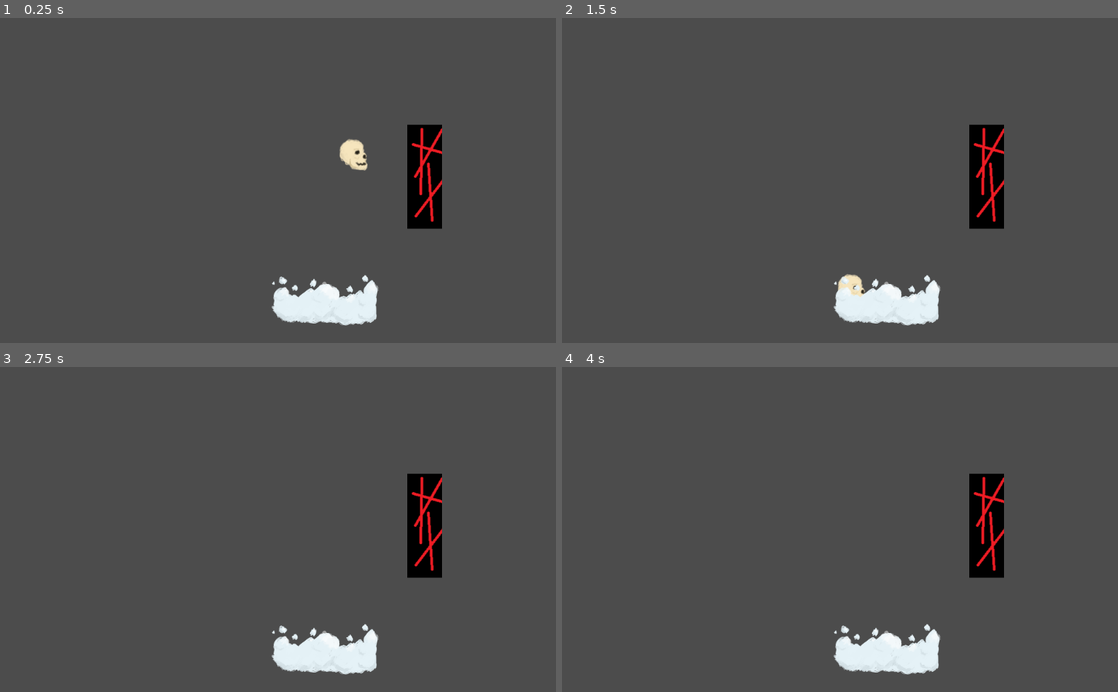
Above: before the commit, frames 1-4 (two rows, left to right).
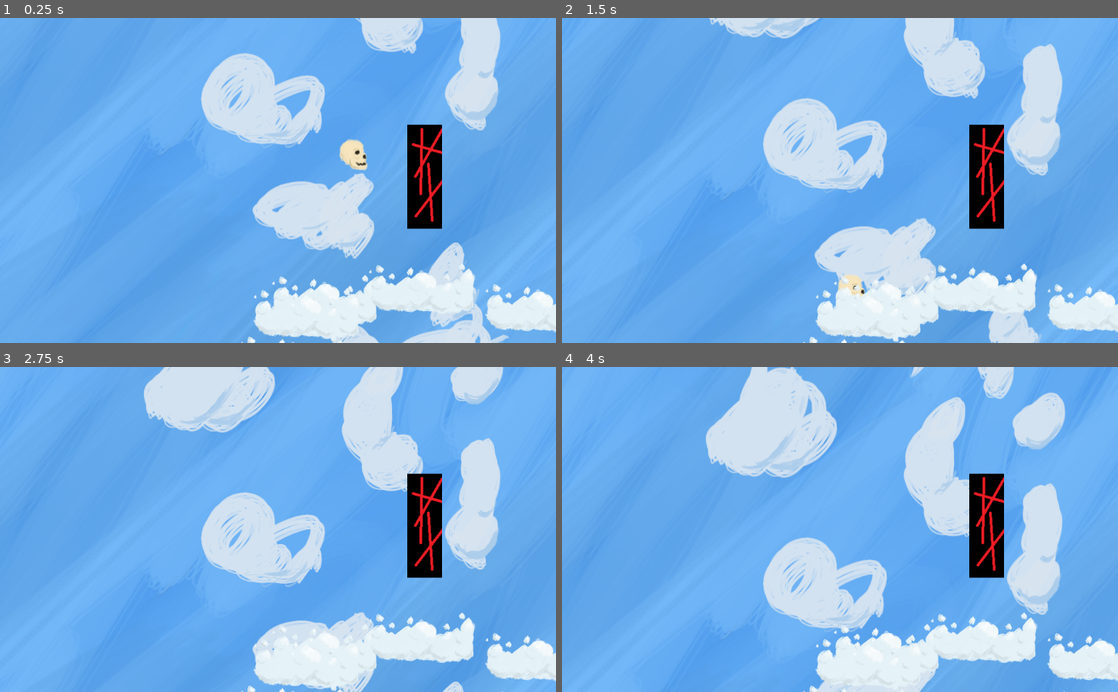
Above: after the commit, the same moments.

Repository: 4X3L/sky-high
Game: Godot game, scene res://Game.tscn
The game is run twice, just before and just after one commit, with the same random seed, the same clock (stepped at 60 frames per second) and the same inputs.
Inputs:
- Up to frame 1 (0.25 s): no input
- Up to frame 2 (1.5 s): no input
- Up to frame 3 (2.75 s): no input
- Up to frame 4 (4 s): no input

The runs differ from the first frame. In frame 1, 96% of the frame differs, in the area x 0-100%, y 0-100%; in frame 2, 96%; in frame 3, 96%; in frame 4, 96%.

Commit message:
Merge changes from main

Diff:
--- a/Background.gd
+++ b/Background.gd
@@ -6,13 +6,21 @@
 # var b = "text"
 
 # var xVelocity = 20
-var yVelocity = 200
+
+var velocity = 20
+
+onready var node = get_node("/root/Node2D/Player")
 
 # Called when the node enters the scene tree for the first time.
 func _ready():
 	pass # Replace with function body.
 
-
+var oldY = 0.0
+var hasDiff = false
 # Called every frame. 'delta' is the elapsed time since the previous frame.
 func _process(delta):
-	position[1] = position[1] + (yVelocity * delta)
+	if hasDiff:
+		#Should not need the "yDirection" part for the Player node
+		position[1] -= (oldY - node.position[1]) * velocity * delta
+	hasDiff = true
+	oldY = node.position[1]
--- a/Game.tscn
+++ b/Game.tscn
@@ -1,12 +1,14 @@
-[gd_scene load_steps=4 format=2]
+[gd_scene load_steps=6 format=2]
 
 [ext_resource path="res://Player.tscn" type="PackedScene" id=1]
 [ext_resource path="res://Platform.tscn" type="PackedScene" id=2]
 [ext_resource path="res://Wall.tscn" type="PackedScene" id=3]
+[ext_resource path="res://PlatGen.tscn" type="PackedScene" id=4]
+[ext_resource path="res://Background.tscn" type="PackedScene" id=5]
 
 [node name="Node2D" type="Node2D"]
 
-[node name="Node2D" parent="." instance=ExtResource( 1 )]
+[node name="Player" parent="." instance=ExtResource( 1 )]
 position = Vector2( 601.306, 202.669 )
 
 [node name="Platform" parent="." groups=[
@@ -18,3 +20,8 @@
 "Walls",
 ] instance=ExtResource( 3 )]
 position = Vector2( 782.498, 293.139 )
+
+[node name="PlatGen" parent="." instance=ExtResource( 4 )]
+
+[node name="Background" parent="." instance=ExtResource( 5 )]
+z_index = -15
--- a/World.tscn
+++ b/World.tscn
@@ -1,8 +1,9 @@
-[gd_scene load_steps=4 format=2]
+[gd_scene load_steps=5 format=2]
 
 [ext_resource path="res://Platform.tscn" type="PackedScene" id=1]
 [ext_resource path="res://Player.tscn" type="PackedScene" id=2]
 [ext_resource path="res://World.gd" type="Script" id=3]
+[ext_resource path="res://Background.tscn" type="PackedScene" id=4]
 
 [node name="World" type="Node2D"]
 script = ExtResource( 3 )
@@ -17,3 +18,5 @@
 
 [node name="Player" parent="." instance=ExtResource( 2 )]
 position = Vector2( 373.774, 370.943 )
+
+[node name="Node2D" parent="." instance=ExtResource( 4 )]
